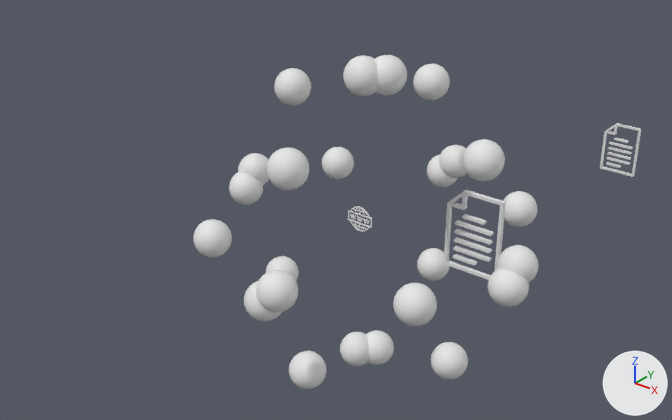
Two versions of the glTF model assets/chatgpt.gltf, one commit apart.
Both versions are drawn from a camera (50 mm lens) standing at (6.04, -8.23, 5.12) and looking at (-0.36, -0.23, 0.16). The axes (+X, +Y, +Z) are drawn at lower right. The lights are the same throughout. Both versions are drawn at frame 152 of the action 'Anim_0'; the numbers are the values there.

Objects in the first picture: 'paper', 'paper.2', 'web', '球体 0', '球体 0.001', '球体 0.002', '球体 1.001', '球体 4', '球体 5', '球体 5.002', '球体 6', '球体 6.001', '球体 6.002', '球体 7.002'.
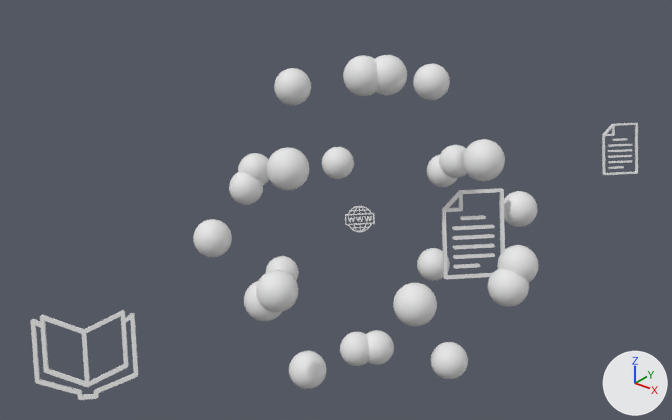
Where the change shows, as pixel boxes (x1, y1, x2, y2) in the pictures (672 x 420 px):
'paper.2', turned: before (444, 190, 506, 280); after (442, 188, 505, 279)
'book', moved, turned, rescaled (not visible before): after (31, 310, 138, 400)
'paper', turned: before (600, 123, 641, 177); after (602, 123, 638, 175)
'web', turned: before (348, 206, 372, 232); after (345, 206, 375, 232)

Diff of the bpy script that builds the scene:
```diff
--- a/assets/chatgpt.gltf.py
+++ b/assets/chatgpt.gltf.py
@@ ob_paper @@
 ob_paper.location = (2.005, 2.556, 0.676)
+ob_paper.rotation_euler = (-0.349, 0.0, 0.785)  # degrees (-20, 0, 45)
 ob_paper.scale = (0.588, 0.588, 0.588)
@@ ob_paper_2 @@
 ob_paper_2.location = (0.967, 0.828, -0.169)
+ob_paper_2.rotation_euler = (-0.349, 0.0, 0.785)  # degrees (-20, 0, 45)
@@ ob_web @@
 ob_web.location = (-0.159, -0.0104, 0.012)
+ob_web.rotation_euler = (-0.349, 0.0, 0.785)  # degrees (-20, 0, 45)
 ob_web.scale = (0.297, 0.297, 0.297)
@@ ob_book @@
 ob_book = bpy.data.objects.new('book', me_book)
-ob_book.location = (-2.184, -3.284, -1.346)
-ob_book.rotation_euler = (-1.571, 0.0, -1.571)  # degrees (-90, 0, -90)
-ob_book.scale = (0.0, 0.0, 0.0)
+ob_book.location = (-1.957, -2.942, -1.206)
+ob_book.rotation_euler = (-0.349, 0.0, 0.785)  # degrees (-20, 0, 45)
```
